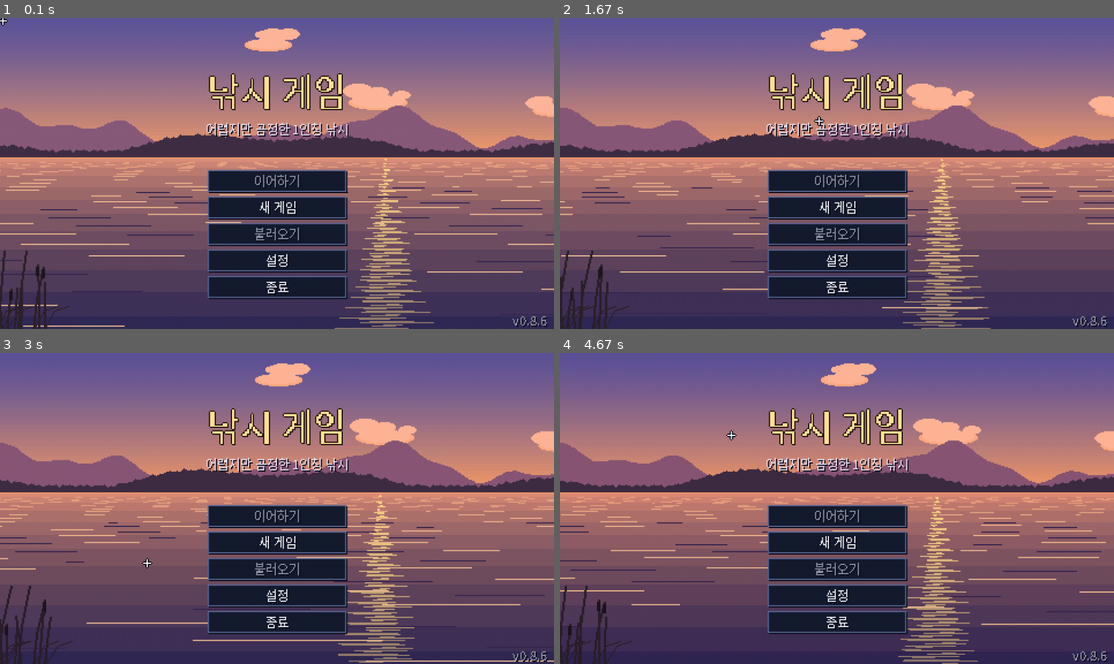
Above: before the commit, frames 1-4 (two rows, left to right).
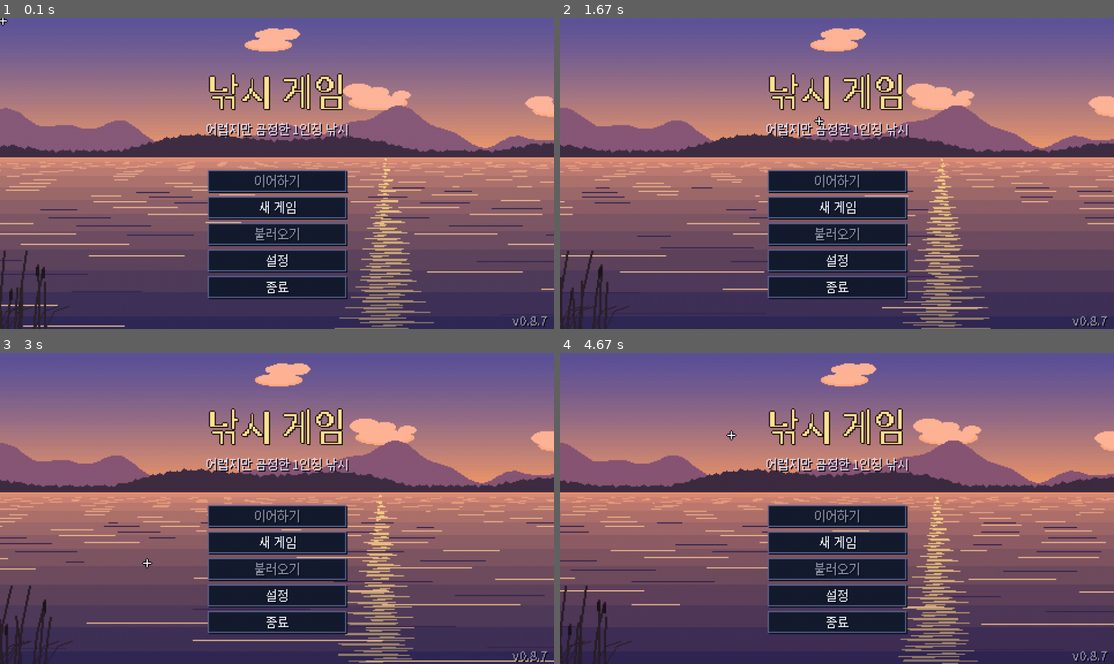
Above: after the commit, the same moments.

Repository: sinsiu60/fishingplanet
Game: pygame game, started from main.py
Two runs of this game, one before a commit and one after it. Both use one fixed random seed, a clock stepped at 60 frames per second and the inputs below.
Inputs (mouse positions are in pixels of both pictures, inside the frame that each line leads up to):
- Up to frame 1 (0.1 s): no input
- Up to frame 2 (1.67 s): click (837, 173) at 0.38 s; click (920, 64) at 0.72 s; click (704, 111) at 1.05 s; click (820, 120) at 1.38 s
- Up to frame 3 (3 s): click (387, 483) at 1.72 s; click (448, 499) at 2.05 s; click (99, 468) at 2.42 s; click (144, 564) at 2.88 s
- Up to frame 4 (4.67 s): click (753, 598) at 3.22 s; click (953, 468) at 3.55 s; click (731, 433) at 4.25 s

The runs differ from the first frame. In frame 1, 0.1% of the frame differs, in the area x 0-100%, y 29-100%; in frame 2, 0.2%; in frame 3, less than 0.1%; in frame 4, 0.2%, in the area x 0-99%, y 30-100%.

Commit message:
Mobile performance: direct scaled present, cached gradients/terrain, lighter fight FX; 0.8.7
- present() scales straight into the display subsurface (no per-frame
  full-resolution allocation, fill and blit; ~3x faster at 2400x1080)
- sky and water gradients are cached per colour/size, terrain heights
  memoised (pixel-identical output)
- screen-FX layer is only cleared/blitted when something is drawn, flash
  surface reused, no full-screen tilt rotation on Android
- phones that cannot sustain 60 fps drop to a steady 30 fps automatically

Co-Authored-By: Claude Opus 5.5 <noreply@anthropic.com>
Claude-Session: https://claude.ai/code/session_01XkZZxEWm7K26sk4a4EAFMF

Diff:
--- a/dist_readme.txt
+++ b/dist_readme.txt
@@ -1,4 +1,4 @@
-낚시 게임 v0.8.6
+낚시 게임 v0.8.7
 ================
 
 실행: FishingGame.exe 를 더블클릭하세요. (Python 설치 필요 없음)
--- a/src/core/game.py
+++ b/src/core/game.py
@@ -94,7 +94,10 @@
         from src.scene.fishing_scene import FishingScene
         if not isinstance(self.scenes.current, FishingScene):
             return 30
-        return self.settings.get("fps")
+        fps = self.settings.get("fps")
+        if fps >= 60 and getattr(self, "slow_device", False):
+            return 30  # 60을 못 버티는 폰: 들쭉날쭉한 40fps 보다 고른 30fps 가 덜 끊겨 보인다 (v0.8.7)
+        return fps
 
     def switch_preset(self, name: str) -> None:
         """미리보기: 화면 프리셋을 바꾸고 지금 화면을 새 크기로 다시 연다 (낚시 중이면 낚시터 처음 상태로)."""
@@ -154,6 +157,14 @@
         frames = 0
         while self.running:
             frame_time = min(self.clock.tick(self.frame_cap()) / 1000.0, MAX_FRAME_TIME)
+            if self.screen.mobile:
+                # 한 프레임 일한 시간(대기 제외) 평균: 20ms 넘으면 60fps 무리 → 30fps, 12ms 아래면 다시 60
+                work = getattr(self, "_work_ms", 10.0) * 0.95 + self.clock.get_rawtime() * 0.05
+                self._work_ms = work
+                if work > 20.0:
+                    self.slow_device = True
+                elif work < 12.0:
+                    self.slow_device = False
             if self.slow_timer > 0:
                 self.slow_timer -= frame_time
                 if self.slow_timer <= 0:
--- a/src/platform/lifecycle.py
+++ b/src/platform/lifecycle.py
@@ -36,6 +36,7 @@
                     pygame.mixer.pause()
             return True
         if t in FOREGROUND:
+            self.game.screen._bars_dirty = True  # 돌아오면 화면 버퍼가 비었을 수 있다 → 검은 띠 다시
             if self.in_background:
                 self.in_background = False
                 if pygame.mixer.get_init():
--- a/src/render/screen.py
+++ b/src/render/screen.py
@@ -85,10 +85,19 @@
 
     def present(self) -> None:
         if self.mobile:
-            self.window.fill((0, 0, 0))
-            scaled = pygame.transform.scale(self.canvas, self.dest.size)
+            # 폰은 창이 기기 해상도(예: 2400x1080)라 프레임마다 전체를 칠하고 새로 확대해 붙이면 무겁다 (v0.8.7):
+            # 흔들림이 없으면 화면 안 그 자리에 바로 확대해 쓰고, 검은 띠는 흔들림이 있었을 때만 다시 칠한다.
             sx, sy = int(self.shake[0] * self.fscale), int(self.shake[1] * self.fscale)
-            self.window.blit(scaled, (self.dest.x + sx, self.dest.y + sy))
+            if (sx, sy) == (0, 0) and self.window.get_rect().contains(self.dest):
+                if getattr(self, "_bars_dirty", True) or self.overlay is not None:  # 미리보기는 띠에 표시를 그린다
+                    self.window.fill((0, 0, 0))
+                    self._bars_dirty = False
+                pygame.transform.scale(self.canvas, self.dest.size, self.window.subsurface(self.dest))
+            else:
+                self.window.fill((0, 0, 0))
+                scaled = pygame.transform.scale(self.canvas, self.dest.size)
+                self.window.blit(scaled, (self.dest.x + sx, self.dest.y + sy))
+                self._bars_dirty = True
         elif self.shake == (0, 0):
             pygame.transform.scale(self.canvas, self.window.get_size(), self.window)
         else:
--- a/src/render/screen_fx.py
+++ b/src/render/screen_fx.py
@@ -33,6 +33,8 @@
 class ScreenFX:
     def __init__(self, width: int, height: int):
         self.w, self.h = width, height
+        from src.platform.detect import IS_ANDROID
+        self.mobile = IS_ANDROID
         # 카메라 상태 (부드럽게 목표로 이동)
         self.zoom = 1.0
         self.pan_x = 0.0
@@ -211,7 +213,7 @@
     # ───────────────────────── 가짜 FOV ─────────────────────────
     def apply_camera(self, canvas: pygame.Surface) -> None:
         z = self.zoom + self.punch
-        tilt = self.tilt
+        tilt = self.tilt if not getattr(self, "mobile", False) else 0.0  # 폰: 화면 전체 회전은 무거워서 기울임 없이 (v0.8.7)
         pan = self.pan_x + (self.whip_x if self.enabled else 0.0)
         tilt += self.whip_x * 0.08 if self.enabled else 0.0
         if abs(z - 1.0) < 0.002 and abs(pan) < 0.3 and abs(tilt) < 0.05:
@@ -278,8 +280,10 @@
             pulse = 0.55 + 0.45 * math.sin(t * 4)
             self._blit_vignette(canvas, COL_TIRED, self.v_tired * 0.55 * pulse)
 
+        busy = self.speed_lines or self.slashes or self.shockwaves or self.rays
         layer = self.layer
-        layer.fill((0, 0, 0, 0))
+        if busy:  # 그릴 것이 있을 때만 화면 크기 투명 레이어를 지우고 덮는다 (폰 렉, v0.8.7)
+            layer.fill((0, 0, 0, 0))
         cx, cy = w / 2, h / 2
         # 집중선
         for a, r0, ln, age, life in self.speed_lines:
@@ -319,10 +323,13 @@
             p0 = (x + math.cos(a) * r0, y + math.sin(a) * r0)
             p1 = (x + math.cos(a) * (r0 + ln * (1 - k)), y + math.sin(a) * (r0 + ln * (1 - k)))
             pygame.draw.line(layer, (255, 240, 170, int(230 * (1 - k))), p0, p1, 2)
-        canvas.blit(layer, (0, 0))
+        if busy:
+            canvas.blit(layer, (0, 0))
         # 섬광
         if self.flash > 0.01:
-            fl = pygame.Surface((w, h))
+            fl = getattr(self, "_flash_surf", None)
+            if fl is None or fl.get_size() != (w, h):
+                fl = self._flash_surf = pygame.Surface((w, h))
             fl.fill(self.flash_color)
             fl.set_alpha(int(150 * self.flash))
             canvas.blit(fl, (0, 0))
--- a/src/render/world.py
+++ b/src/render/world.py
@@ -46,11 +46,29 @@
 
 # ───────────────────────── 하늘 ─────────────────────────
 
+_GRAD: dict = {}  # 그라데이션 캐시: 색·크기가 같으면 줄마다 다시 칠하지 않고 한 번에 붙인다 (폰 렉, v0.8.7)
+
+
+def _cached(key, w: int, h: int, paint) -> pygame.Surface:
+    surf = _GRAD.get(key)
+    if surf is None:
+        if len(_GRAD) > 24:
+            _GRAD.clear()
+        surf = pygame.Surface((max(1, w), max(1, h)))
+        paint(surf)
+        _GRAD[key] = surf
+    return surf
+
+
 def draw_sky(canvas: pygame.Surface, pal: dict, cam) -> None:
-    band = 3
-    for y in range(0, cam.horizon, band):
-        t = (y / cam.horizon) ** 1.3
-        canvas.fill(lerp_color(pal["sky_top"], pal["sky_bottom"], t), (0, y, cam.width, band))
+    top, bottom = tuple(pal["sky_top"]), tuple(pal["sky_bottom"])
+
+    def paint(s):
+        band = 3
+        for y in range(0, cam.horizon, band):
+            t = (y / cam.horizon) ** 1.3
+            s.fill(lerp_color(top, bottom, t), (0, y, cam.width, band))
+    canvas.blit(_cached(("sky", top, bottom, cam.horizon, cam.width), cam.width, cam.horizon, paint), (0, 0))
 
 
 class StarField:
@@ -186,6 +204,9 @@
 }
 
 
+_HEIGHTS: dict = {}
+
+
 def draw_mountains(canvas, pal, cam, terrain: str = "hills", t: float = 0.0) -> None:
     from src.render import eldra_world
     if eldra_world.draw_terrain(canvas, pal, cam, terrain, t):
@@ -197,9 +218,17 @@
     for fn, factor, key in layers:
         color = pal[key]
         off = cam.parallax(factor)
+        memo = _HEIGHTS.setdefault(fn, {})
+        if len(memo) > 20000:
+            memo.clear()
+        base = int(round(off))
         pts = [(0, hz + 1)]
         for x in range(0, cam.width + 4, 3):
-            pts.append((x, hz - fn(x + off)))
+            u = x + base
+            h = memo.get(u)
+            if h is None:
+                h = memo[u] = fn(u)  # 지형 높이는 위치마다 늘 같다 → 한 번만 계산 (폰 렉, v0.8.7)
+            pts.append((x, hz - h))
         pts.append((cam.width, hz + 1))
         pygame.draw.polygon(canvas, color, pts)
     if terrain == "peaks":
@@ -277,12 +306,17 @@
     def draw(self, canvas, pal, t: float, hour: float, amp_mult: float = 1.0, show_reflection: bool = True) -> None:
         cam = self.cam
         hz = cam.horizon
-        # 1) 바탕 그라데이션 (12단계로 끊어서 픽셀 느낌)
-        top, bottom = pal["water_top"], pal["water_bottom"]
-        for i, y in enumerate(range(hz + 1, cam.height)):
-            q = round(self.row_t[i] * 12) / 12
-            canvas.fill(lerp_color(top, bottom, q), (0, y, cam.width, 1))
-        canvas.fill(lerp_color(pal["sky_bottom"], top, 0.35), (0, hz, cam.width, 1))
+        # 1) 바탕 그라데이션 (12단계로 끊어서 픽셀 느낌) — 색이 바뀔 때만 다시 그린 것을 붙인다
+        top, bottom = tuple(pal["water_top"]), tuple(pal["water_bottom"])
+        edge = lerp_color(pal["sky_bottom"], top, 0.35)
+
+        def paint(s):
+            for i, y in enumerate(range(hz + 1, cam.height)):
+                q = round(self.row_t[i] * 12) / 12
+                s.fill(lerp_color(top, bottom, q), (0, y - hz, cam.width, 1))
+            s.fill(edge, (0, 0, cam.width, 1))
+        canvas.blit(_cached(("water", top, bottom, edge, hz, cam.width, cam.height), cam.width, cam.height - hz, paint),
+                    (0, hz))
 
         # 2) 해·달 반사광 띠 (아래로 갈수록 넓어짐)
         for body in celestial_bodies(hour) if show_reflection else []:
--- a/src/version.py
+++ b/src/version.py
@@ -1,2 +1,2 @@
 """게임 버전 (릴리즈 태그 v<VERSION>, buildozer.spec version 과 같게)."""
-VERSION = "0.8.6"
+VERSION = "0.8.7"
Not shown, changed: RELEASE_NOTES.md
Not shown, changed: buildozer.spec
